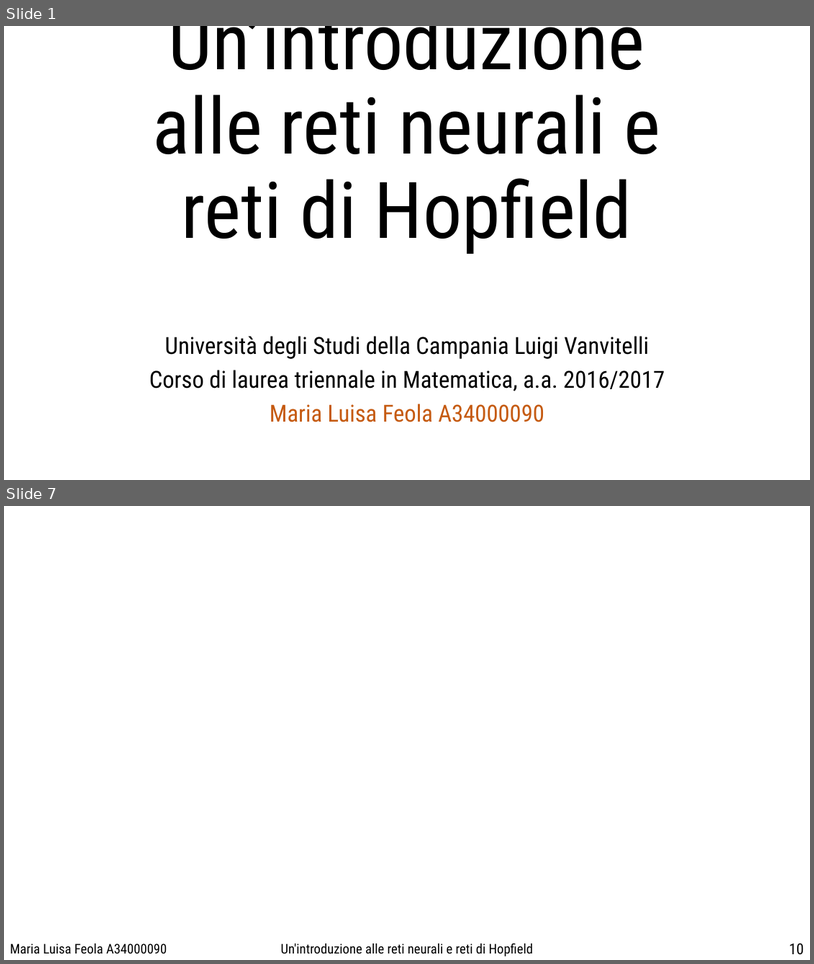
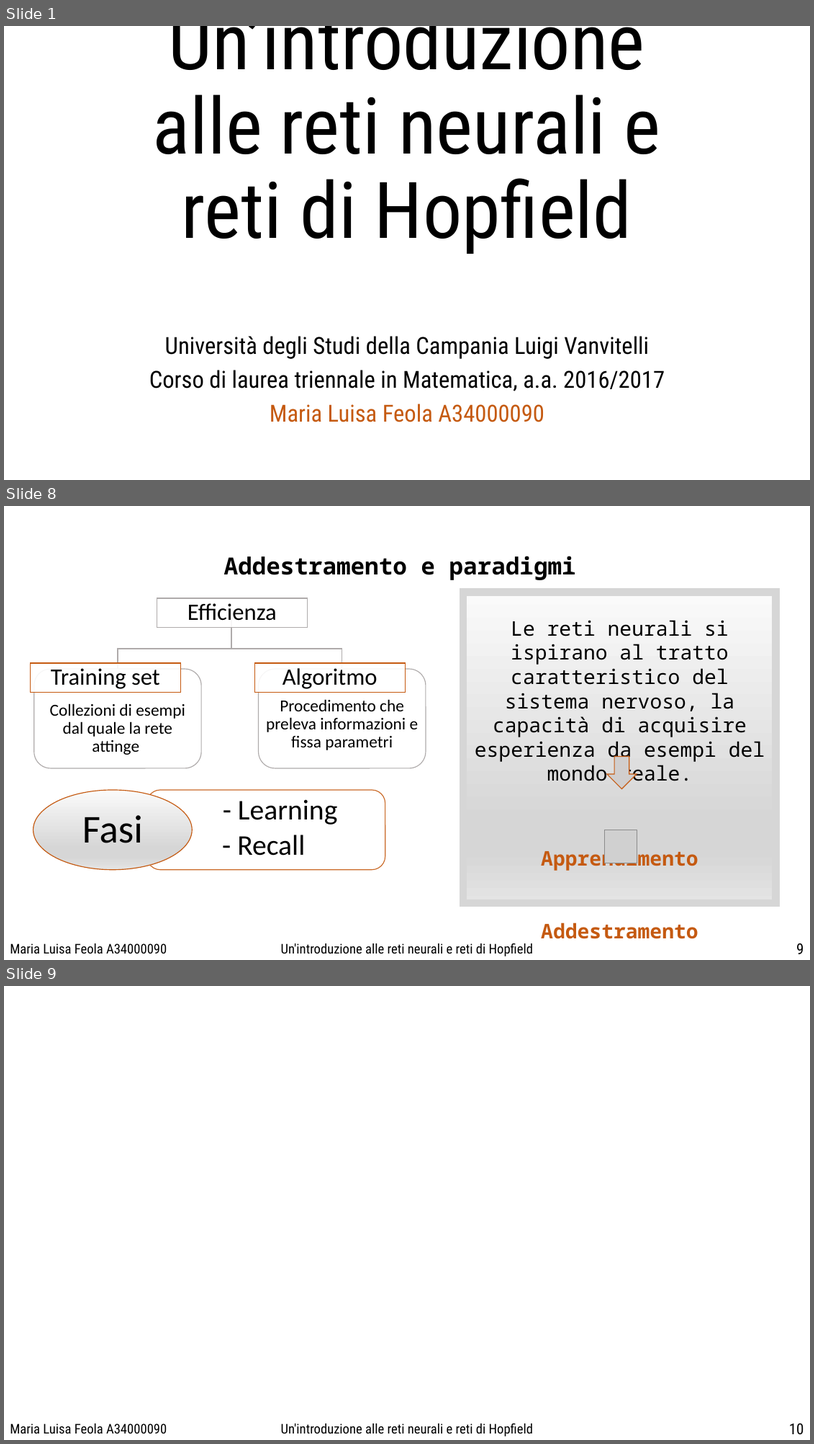
Before and after one commit to Misalf/tesi-nuovo, a slide deck: POWER POINT/PresentazionePowerPoint.pptx. Shown one above the other, each under a label of ours: slides 1 and 7 before the commit, slides 1, 8 and 9 after it; the slides between them are not shown. The pictures are 814x964 and 814x1444 pixels, drawn with LibreOffice and Linux fonts; fonts in the diff are those of the drawing; grey boxes stand for pictures; background and template pictures are left out. Boxes give left, top, right and bottom in pixels: in the first picture for what was removed or moved away, otherwise in the second. Text is boxed around its words. In the diff, an @@ line names an element or a change of style, - is before the commit and + after.

```diff
--- a/POWER POINT/PresentazionePowerPoint.pptx
+++ b/POWER POINT/PresentazionePowerPoint.pptx
@@ slide 8 added at <box>4,506,810,960</box>, background picture (left out) @@
@@ text added at <box>224,556,576,580</box>, 28 pt, text #000000, bold @@
+Addestramento e paradigmi
@@ rectangle added at <box>464,592,777,903</box>, fill gradient #FAFAFA to #D7D7D7 to #E4E4E4, outline #D7D7D7 9.25 pt @@
@@ text added at <box>475,620,765,870</box>, 24 pt, text #000000 @@
+Le reti neurali si ispirano al tratto caratteristico del sistema nervoso, la capacità di acquisire esperienza da esempi del mondo reale.
+Apprendimento
+Addestramento
@@ group added at <box>30,586,426,768</box>: 5 texts, 4 rectangles, 2 freeform shapes, 2 rounded rectangles @@
+Efficienza
+Collezioni di esempi dal quale la rete attinge
+Training set
+Procedimento che preleva informazioni e fissa parametri
+Algoritmo
@@ down arrow added at <box>607,757,637,789</box>, fill #D0CECE, outline #C55A11 1 pt @@
@@ group added at <box>33,790,385,870</box>: 2 texts, 1 rounded rectangle, 1 ellipse @@
+  •• - Learning
+    •• - Recall
+Fasi
@@ picture added at <box>605,830,638,863</box> @@
@@ text added at <box>10,943,167,954</box>, 16 pt, text #000000 @@
+Maria Luisa Feola A34000090
@@ text added at <box>281,943,533,956</box>, 16 pt, text #000000 @@
+Un'introduzione alle reti neurali e reti di Hopfield
@@ text added at <box>797,943,804,954</box>, 18 pt, text #000000 @@
+9
@@ what was slide 7 is now slide 9 @@
```
Also in this commit, not shown: 5 slides changed, 1 other slide added, 19 other files.
